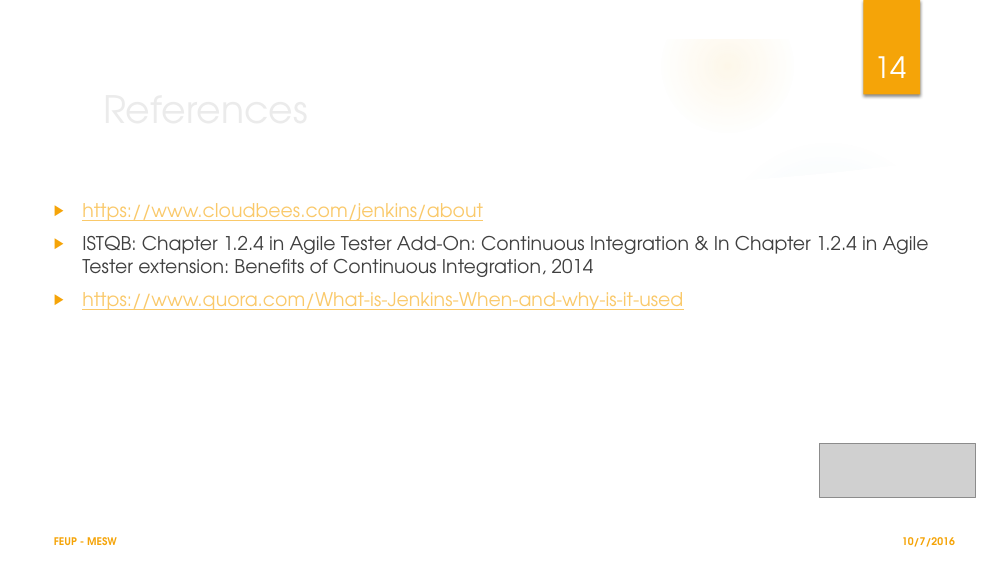
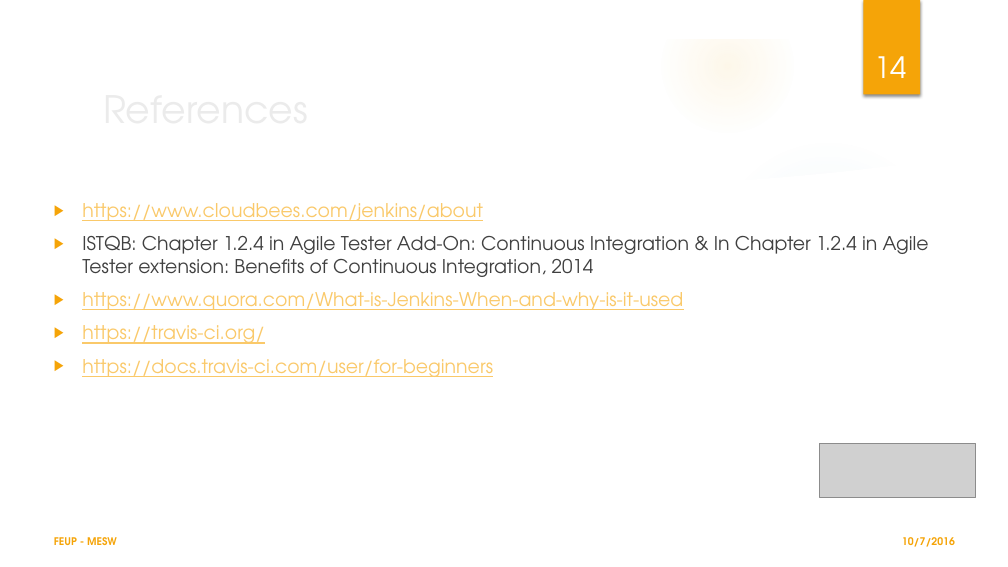
Before and after one commit to LESTeamC/CONTINUOUS_INTEGRATION, a slide deck: slide 14 of CI_TEAMC.pptx. Drawn at 1008x567 pixels with LibreOffice and Linux fonts; fonts in the diff are those of the drawing; grey boxes stand for pictures; background and template pictures are left out. Boxes give left, top, right and bottom in pixels: in the first picture for what was removed or moved away, otherwise in the second. Text is boxed around its words. In the diff, an @@ line names an element or a change of style, - is before the commit and + after.

Commit message:
Updated Table for Travis CI

```diff
--- a/CI_TEAMC.pptx
+++ b/CI_TEAMC.pptx
@@ text at <box>82,325,493,377</box>: paragraphs added @@
+▶ https://travis-ci.org/
+▶ https://docs.travis-ci.com/user/for-beginners
```
Also in this commit, not shown: 5 other slides changed.
